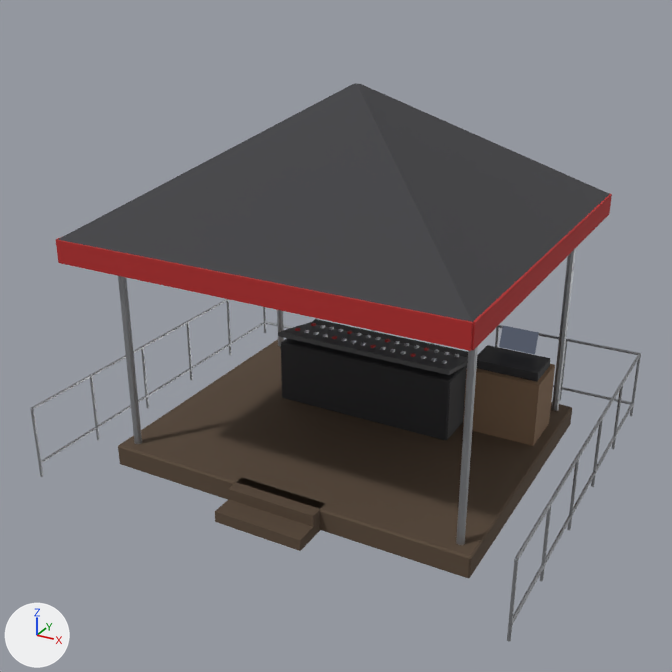
A saved change to the glTF model public/models/foh.glb.
Camera for both pictures: a 50 mm camera at (5.24, -10.03, 6.6) aimed at (-0.02, -0.47, 1.82). Arrows for +X, +Y and +Z are at lower left; the lights stay in place. The older version comes first. Vertices at exactly the same position are counted once.

Names of what the first picture shows: 'foh_base', 'foh_desk', 'foh_roof'.
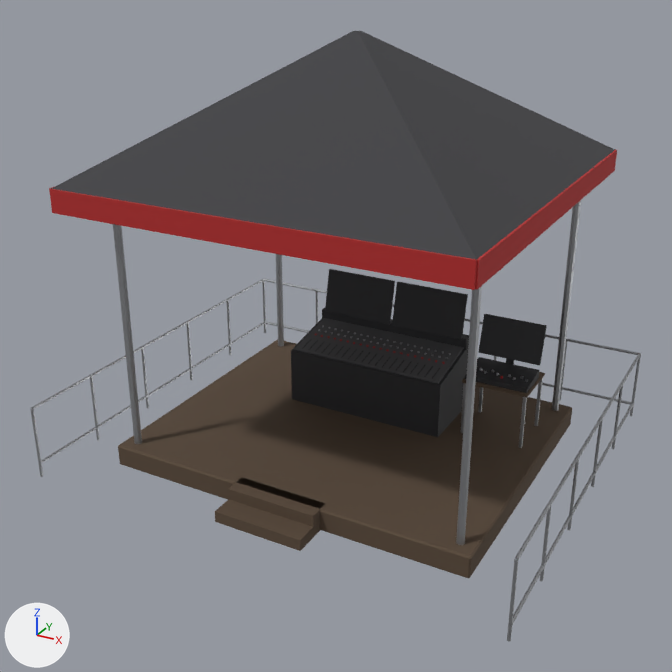
Diff of the bpy script that builds the scene:
```diff
--- a/public/models/foh.glb.py
+++ b/public/models/foh.glb.py
@@ me_foh_base @@
-me_foh_base.from_pydata(...)  # 380 vertices, 640 faces; spans x -3.22..3.22, y -2.72..2.72, z 0.0..3.3
+me_foh_base.from_pydata(...)  # 380 vertices, 640 faces; spans x -3.22..3.22, y -2.72..2.72, z 0.0..3.9
+# me_foh_base part 1
+for i in [41, 43, 45, 47, 49, 51, 53, 55]: me_foh_base.vertices[i].co += Vector((0.0, 0.0, 0.6))
+# me_foh_base part 2
+for i in [57, 59, 61, 63, 65, 67, 69, 71]: me_foh_base.vertices[i].co += Vector((0.0, 0.0, 0.6))
+# me_foh_base part 3
+for i in [73, 75, 77, 79, 81, 83, 85, 87]: me_foh_base.vertices[i].co += Vector((0.0, 0.0, 0.6))
+# me_foh_base part 4
+for i in [89, 91, 93, 95, 97, 99, 101, 103]: me_foh_base.vertices[i].co += Vector((0.0, 0.0, 0.6))
 me_foh_base.materials.append(mat_wood_dark)
@@ me_foh_roof @@
-me_foh_roof.from_pydata(...)  # 40 vertices, 60 faces; spans x -2.57..2.57, y -2.57..2.57, z 3.02..4.9
+me_foh_roof.from_pydata(...)  # 40 vertices, 60 faces; spans x -2.57..2.57, y -2.57..2.57, z 3.62..5.5
+# me_foh_roof part 5: the whole mesh is moved by (0.0, 0.0, 0.6)
 me_foh_roof.materials.append(mat_fabric)
@@ me_foh_desk @@
-me_foh_desk.from_pydata(...)  # 360 vertices, 556 faces; spans x -1.3..2.35, y 0.16..1.35, z 0.3..2.0
+me_foh_desk.from_pydata(...)  # 1160 vertices, 1900 faces; spans x -1.15..2.25, y 0.25..1.3, z 0.3..2.01
+# me_foh_desk part 6: the loose piece of 24 vertices spanning x -1.3..1.3, y 0.2..1.2, z 0.3..1.2 is scaled about its middle by (0.889, 0.151, 0.145), then moved by (0.0, 0.52, 0.58)
+# me_foh_desk part 7: the loose piece of 8 vertices spanning x -1.1..-0.2, y 1.11..1.29, z 1.45..2.0 is rebuilt with 24 vertices and now spans x -1.08..-0.02, y 1.11..1.28, z 1.38..2.01
+# me_foh_desk part 8: the loose piece of 8 vertices spanning x 0.2..1.1, y 1.11..1.29, z 1.45..2.0 is rebuilt with 24 vertices and now spans x 0.02..1.08, y 1.11..1.28, z 1.38..2.01
+# me_foh_desk part 9: the loose piece of 8 vertices spanning x -1.3..1.3, y 0.16..1.24, z 1.09..1.37 is rebuilt with 8 vertices and now spans x -1.11..1.11, y 0.28..1.27, z 1.09..1.29
+# me_foh_desk part 10: 33 loose pieces with 264 vertices, spanning x -1.14..2.1, y 0.36..1.3, z 1.24..1.95, are deleted
+# me_foh_desk part 11: 32 vertices removed from x 1.35..2.35, y 0.65..1.35, z 0.3..1.32; 752 vertices added at x -1.15..2.25, y 0.25..1.3, z 0.3..1.82
+# other edits to the shape of me_foh_desk do not show in these pictures
 me_foh_desk.materials.append(mat_black)
@@ me_foh_desk @@
 me_foh_desk.materials.append(mat_metal)
-me_foh_desk.materials.append(mat_screen)  # black #27272c
-me_foh_desk.materials.append(mat_wood)  # brown #846950
+me_foh_desk.materials.append(mat_wood_dark)  # brown #594838
```

Changed parts and their boxes [x1, y1, x2, y2] in the pictures (672 x 672 px; the box of a moved part takes in the faces that stretch with it):
'foh_roof', moved
    before: [56, 83, 612, 351]
    after: [49, 31, 617, 290]
'foh_desk', reshaped
    before: [278, 319, 555, 446]
    after: [291, 269, 547, 448]
part 1 of me_foh_base, moved or reshaped (mostly hidden before)
    before: [277, 310, 284, 347]
    after: [276, 254, 284, 347]
part 2 of me_foh_base, moved or reshaped
    before: [118, 276, 142, 444]
    after: [113, 224, 142, 444]
part 3 of me_foh_base, moved or reshaped
    before: [552, 248, 576, 411]
    after: [552, 200, 581, 411]
part 4 of me_foh_base, moved or reshaped
    before: [456, 346, 478, 545]
    after: [456, 286, 482, 545]
part 6 of me_foh_desk, moved or reshaped
    before: [281, 319, 468, 441]
    after: [322, 308, 469, 348]
part 7 of me_foh_desk, rebuilt (not visible before)
    after: [325, 269, 395, 325]
part 8 of me_foh_desk, rebuilt (not visible before)
    after: [392, 282, 468, 340]
part 9 of me_foh_desk, rebuilt (10% narrower, 26% taller)
    before: [278, 323, 468, 375]
    after: [294, 318, 464, 384]
part 10 of me_foh_desk, deleted
    before: [295, 323, 539, 364]
part 11 of me_foh_desk, cut back
    before: [463, 345, 555, 446]
    after: [291, 314, 547, 448]
